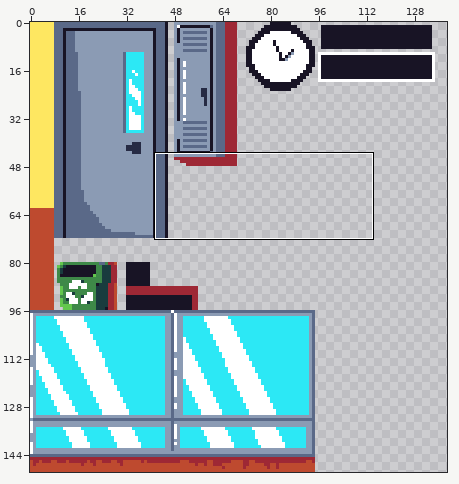
One commit to this pixel-art file: Concept/tilemap.aseprite. The first picture is a wide view before the edit; the outline marks the close-up.
Close-up. The starting point:
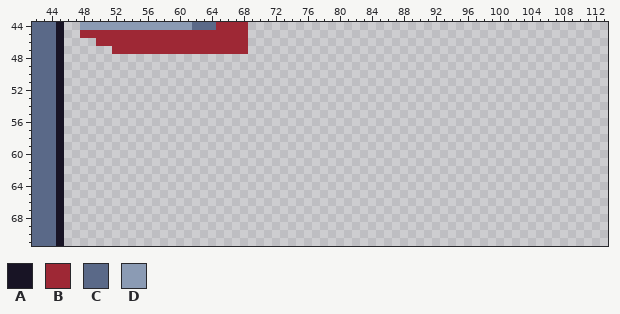
150x150 pixels, 1 frame. Shown: x 42..113, y 44..71. The wide view leaves out empty margins.
Palette (. is transparent): A #181425  B #9e2835  C #5a6988  D #8b9bb4
Pixels before, first column x 42:
44 CCCA..DDDDDDDDDDDDDDCCCBBBB
45 CCCA..BBBBBBBBBBBBBBBBBBBBB
46 CCCA....BBBBBBBBBBBBBBBBBBB
47 CCCA......BBBBBBBBBBBBBBBBB
48 CCCA.......................
49 CCCA.......................
50 CCCA.......................
51 CCCA.......................
52 CCCA.......................
53 CCCA.......................
54 CCCA.......................
55 CCCA.......................
56 CCCA.......................
57 CCCA.......................
58 CCCA.......................
59 CCCA.......................
60 CCCA.......................
61 CCCA.......................
62 CCCA.......................
63 CCCA.......................
64 CCCA.......................
65 CCCA.......................
66 CCCA.......................
67 CCCA.......................
68 CCCA.......................
69 CCCA.......................
70 CCCA.......................
71 CCCA.......................
The same view after the edit:
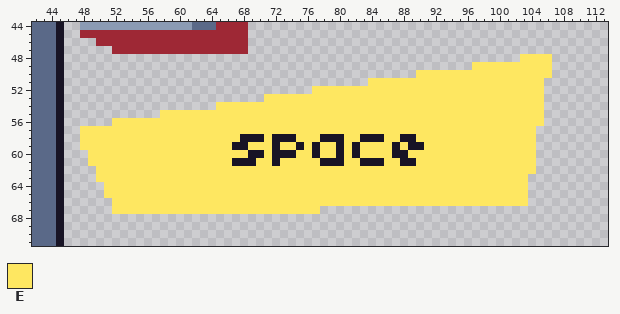
Colours new in this view: E #fee761
Difference:
Colour A is added in row 58 at x 68 to 70, 72 to 74, 78 to 80, 83 to 85 and 88 to 89; in row 59 at x 67 to 68, 72, 75, 77, 80, 82, 87 and 89 to 90; in row 60 at x 69 to 70, 72 to 74, 77, 80, 82 and 87 to 88; in row 61 at x 67 to 69, 72, 78 to 80, 83 to 85 and 88 to 89.
Colour E is added in row 48 at x 103 to 106; in row 49 at x 97 to 106; in row 50 at x 90 to 106; in row 51 at x 84 to 105; in row 52 at x 77 to 105; in row 53 at x 71 to 105.
Colour E is added in row 54 at x 65 to 105; in row 55 at x 58 to 105; in row 56 at x 52 to 105; in row 57 at x 48 to 104; in row 58 at x 48 to 67, 71, 75 to 77, 81 to 82, 86 to 87 and 90 to 104; in row 59 at x 48 to 66, 69 to 71, 73 to 74, 76, 78 to 79, 81, 83 to 86, 88 and 91 to 104.
Colour E is added in row 60 at x 49 to 68, 71, 75 to 76, 78 to 79, 81, 83 to 86 and 89 to 104; in row 61 at x 49 to 66, 70 to 71, 73 to 77, 81 to 82, 86 to 87 and 90 to 104; in row 62 at x 50 to 104; in row 63 at x 50 to 103; in rows 64 to 65 at x 51 to 103; in row 66 at x 52 to 103.
Colour E is added in row 67 at x 52 to 77.
Pixel boxes of the changes (left, top, right, bottom) in both close-ups:
added: (80, 54, 552, 214)
